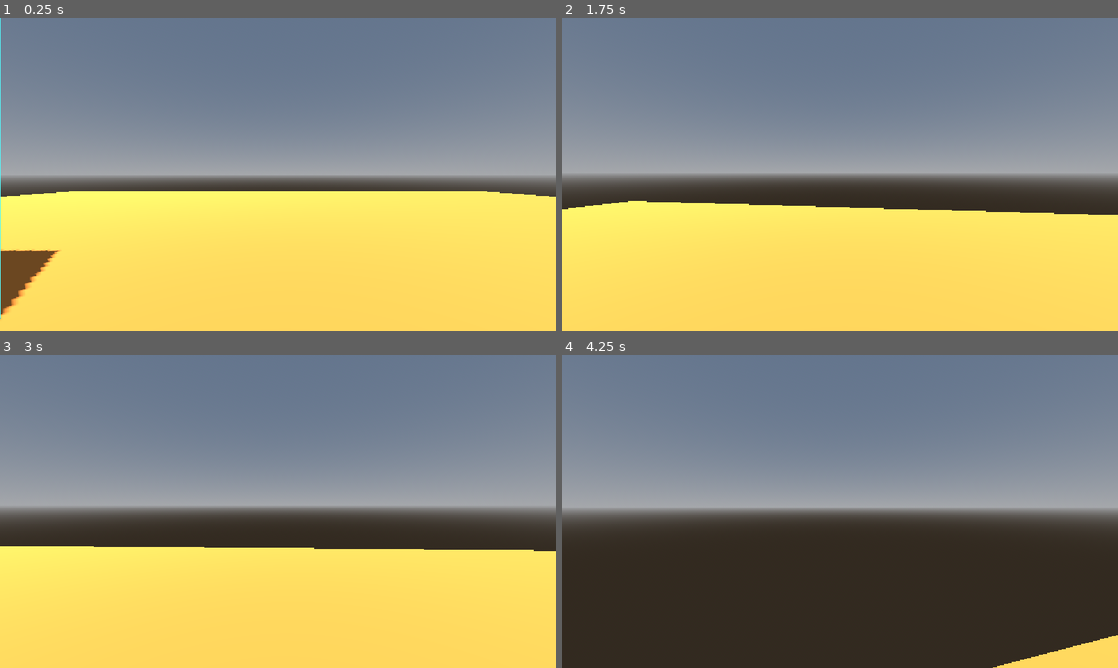
Above: before the commit, frames 1-4 (two rows, left to right).
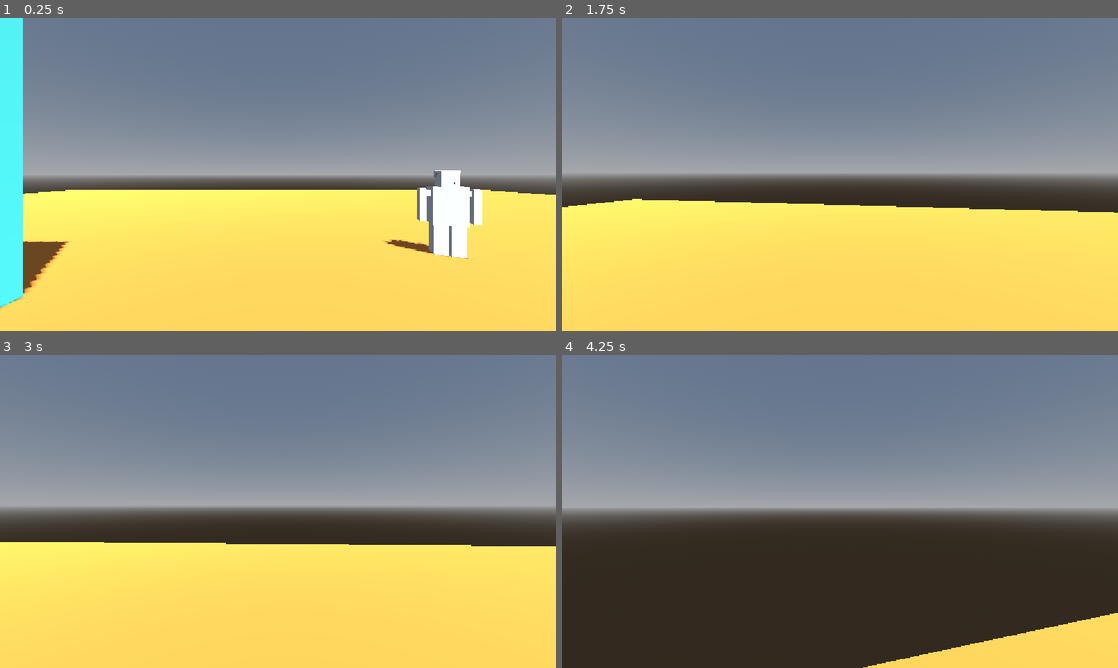
Above: after the commit, the same moments.

Repository: Jakobsen123/godot-multiplayer
Game: Godot game, scene res://Scenes/test_area.tscn
The game is run twice, just before and just after one commit, with the same random seed, the same clock (stepped at 60 frames per second) and the same inputs.
Inputs (mouse positions are in pixels of both pictures, inside the frame that each line leads up to):
- Up to frame 1 (0.25 s): no input
- Up to frame 2 (1.75 s): tap Enter (ui_accept) at 0.5, 0.77, 1.52 s; move the mouse to (867, 174) at 0.52 s; hold W (moveForward) from 0.53 s (still down); move the mouse to (812, 174) at 1.27 s
- Up to frame 3 (3 s): keep holding W (moveForward); move the mouse to (289, 505) at 2.02 s; move the mouse to (272, 517) at 2.77 s
- Up to frame 4 (4.25 s): keep holding W (moveForward); tap Enter (ui_accept) at 3.02, 3.77 s; move the mouse to (878, 514) at 3.52 s

The runs differ from the first frame. In frame 1, 7.0% of the frame differs, in the area x 0-100%, y 0-97%; in frame 2, 0.7%; in frame 3, 1.3%; in frame 4, 2.9%.

Commit message:
player model fix

Diff:
--- a/godot-mutliplayer/Scenes/player.tscn
+++ b/godot-mutliplayer/Scenes/player.tscn
@@ -1,9 +1,15 @@
 [gd_scene format=3 uid="uid://coxue4upkk76q"]
 
 [ext_resource type="Script" uid="uid://cxe4i2wuk5n8w" path="res://Scripts/playerMovement.gd" id="1_v0iea"]
-[ext_resource type="PackedScene" uid="uid://b3k0jro56tkwh" path="res://Assets/player.glb" id="2_cvnsp"]
 
 [sub_resource type="CapsuleShape3D" id="CapsuleShape3D_e72e0"]
+
+[sub_resource type="CapsuleMesh" id="CapsuleMesh_e72e0"]
+
+[sub_resource type="StandardMaterial3D" id="StandardMaterial3D_nf5et"]
+albedo_color = Color(0.28235295, 0.23137255, 1, 1)
+
+[sub_resource type="BoxMesh" id="BoxMesh_e72e0"]
 
 [node name="Player" type="CharacterBody3D" unique_id=1917613820]
 script = ExtResource("1_v0iea")
@@ -12,7 +18,12 @@
 shape = SubResource("CapsuleShape3D_e72e0")
 
 [node name="Camera3D" type="Camera3D" parent="." unique_id=335879818]
-transform = Transform3D(1, 0, 0, 0, 1, 0, 0, 0, 1, 0, 0.624617, -0.19776285)
+transform = Transform3D(1, 0, 0, 0, 1, 0, 0, 0, 1, 0, 0.5, 0)
 
-[node name="playerModel" parent="." unique_id=1978217565 instance=ExtResource("2_cvnsp")]
-transform = Transform3D(-1.3113417e-08, 0, 0.3, 0, 0.3, 0, -0.3, 0, -1.3113417e-08, 0, -0.5, 0)
+[node name="MeshInstance3D" type="MeshInstance3D" parent="." unique_id=1665789588]
+mesh = SubResource("CapsuleMesh_e72e0")
+
+[node name="MeshInstance3D" type="MeshInstance3D" parent="MeshInstance3D" unique_id=1831167511]
+transform = Transform3D(0.663031, 0, 0, 0, 0.155972, 0, 0, 0, 0.57669604, 0, 0.4939055, -0.23507263)
+material_override = SubResource("StandardMaterial3D_nf5et")
+mesh = SubResource("BoxMesh_e72e0")
--- a/godot-mutliplayer/Scenes/test_area.tscn
+++ b/godot-mutliplayer/Scenes/test_area.tscn
@@ -56,4 +56,4 @@
 script = ExtResource("2_kpu7f")
 
 [node name="player" parent="." unique_id=1237112353 instance=ExtResource("3_3n873")]
-transform = Transform3D(0.27, 0, 0, 0, 0.27, 0, 0, 0, 0.27, 2.0031836, 1.0003582, 0.10412192)
+transform = Transform3D(-0.09758892, 0, -0.2517467, 0, 0.27, 0, 0.2517467, 0, -0.09758892, 3.1958754, 0.40478826, -3.8530161)
--- a/godot-mutliplayer/Scripts/playerManager.gd
+++ b/godot-mutliplayer/Scripts/playerManager.gd
@@ -4,7 +4,7 @@
 
 var players = {}
 
-var myPlayerID = "Jakob"
+var myPlayerID = "Matthias"
 
 func spawnPlayer(id: String, spawnPosition: Vector3, newRotation: float):
 	if players.has(id):
--- a/godot-mutliplayer/Scripts/playerMovement.gd
+++ b/godot-mutliplayer/Scripts/playerMovement.gd
@@ -60,7 +60,7 @@
 
 		if sendTimer >= 0.05:
 			sendTimer = 0.0
-			Network.send_player_data("Jakob", global_position, rotation.y)
+			Network.send_player_data("Matthias", global_position, rotation.y)
 
 	move_and_slide()
 
